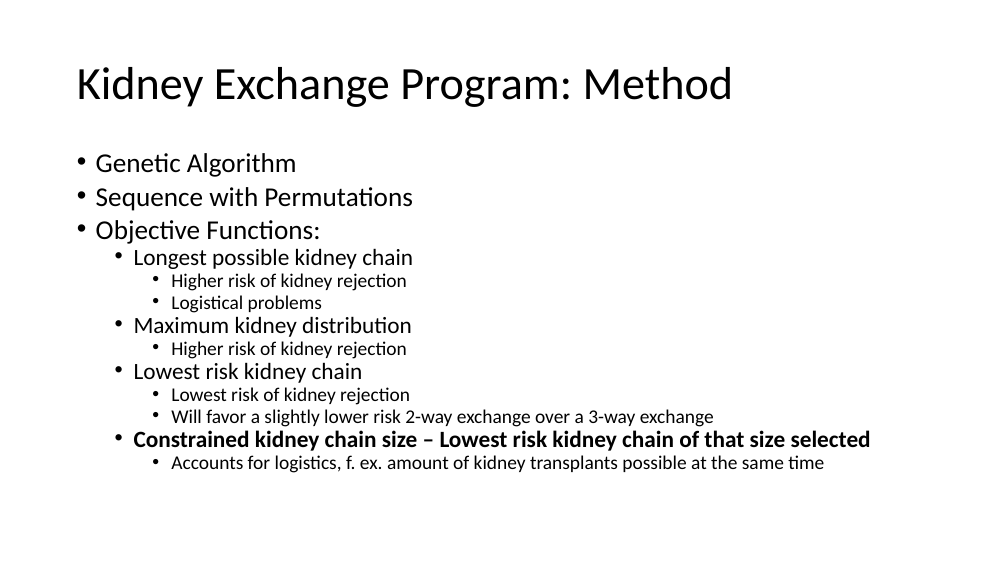
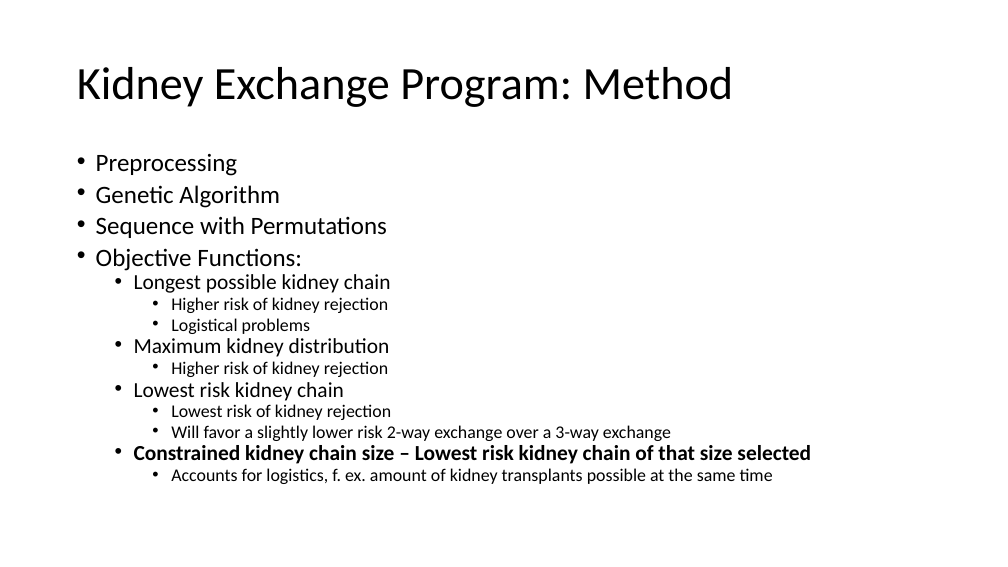
Before and after one commit to Kjarten/KidneyExchange-IS, a slide deck: slide 8 of Kidney Exchange Program.pptx. Drawn at 1008x567 pixels with LibreOffice and Linux fonts; fonts in the diff are those of the drawing. Boxes give left, top, right and bottom in pixels: in the first picture for what was removed or moved away, otherwise in the second. Text is boxed around its words. In the diff, an @@ line names an element or a change of style, - is before the commit and + after.

```diff
--- a/Kidney Exchange Program.pptx
+++ b/Kidney Exchange Program.pptx
@@ text at box(96, 154, 237, 176): paragraph added @@
+• Preprocessing
@@ text at box(96, 185, 811, 484): size 25.9 to 23.8 pt in "Genetic Algorithm", "Sequence with Permutations", "Objective Functions:"; size 22.2 to 20.4 pt in "Longest possible kidney chain", "Maximum kidney distribution", "Lowest risk kidney chain", "Constrained kidney chain size – Lowest risk ..."; size 18.5 to 17 pt in "Higher risk of kidney rejection", "Logistical problems", "Higher risk of kidney rejection", "Lowest risk of kidney rejection" and 2 more places @@
```
Also in this commit, not shown: 5 other slides changed.
